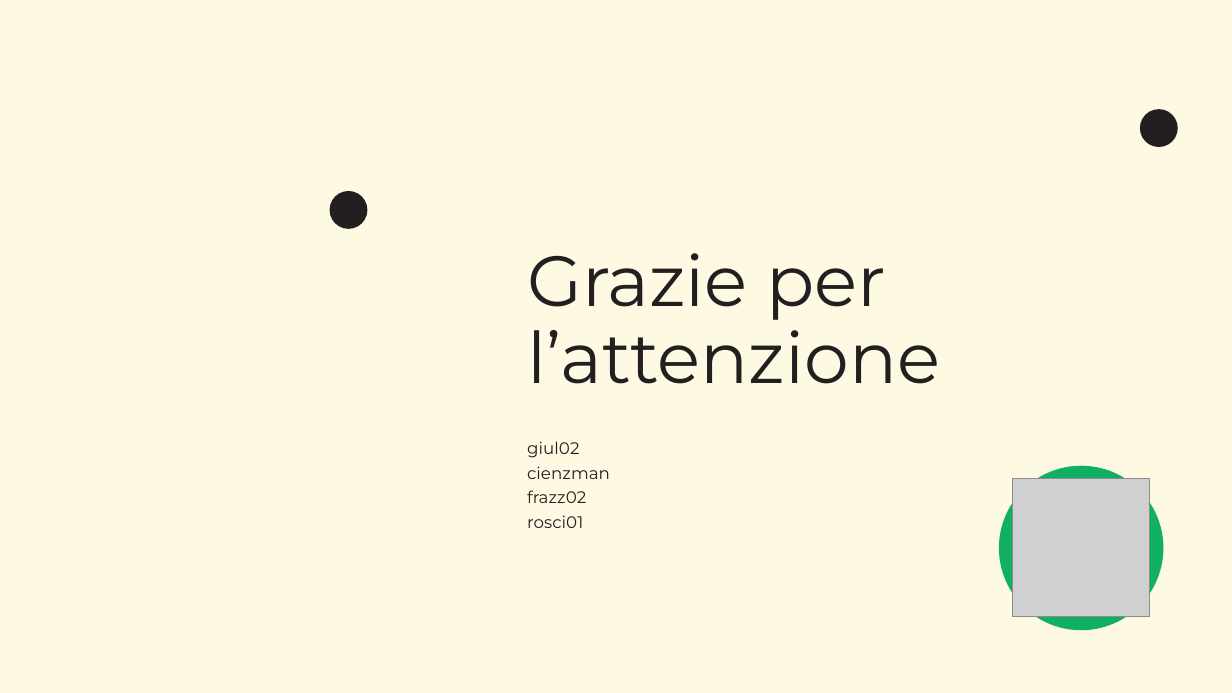
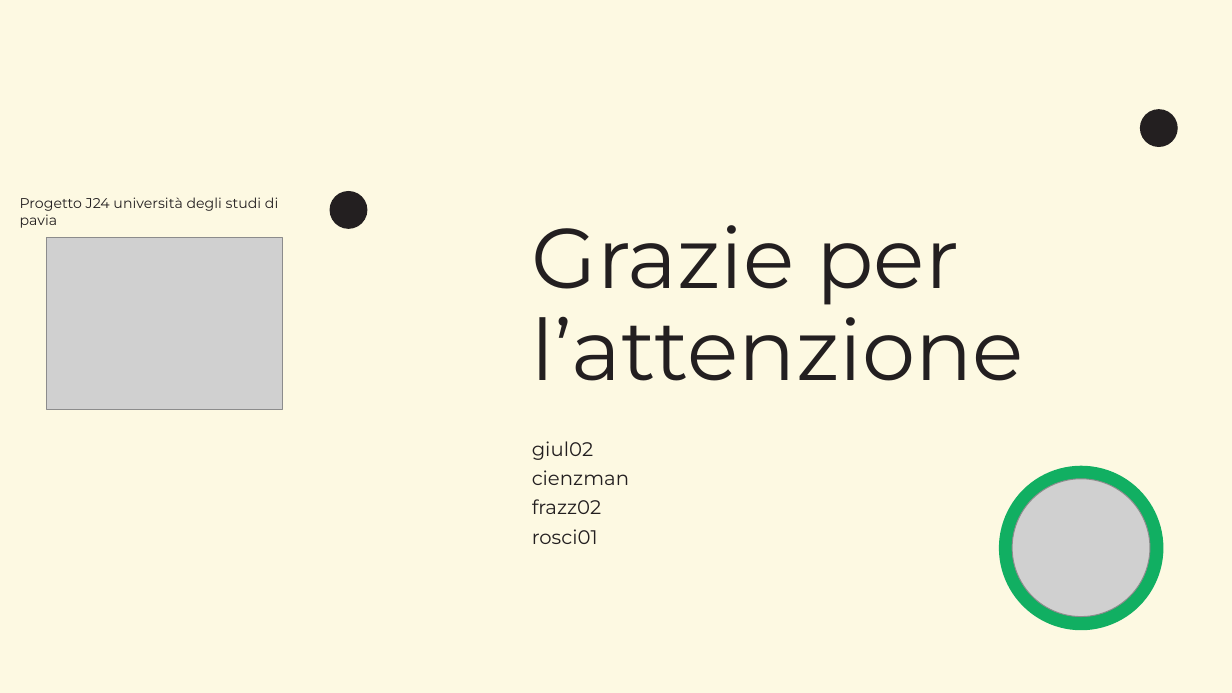
Before and after one commit to IngSW-unipv/Progetto-J24, a slide deck: slide 24 of doc/Presentation.pptx (slide 20 before the commit). Drawn at 1232x693 pixels with LibreOffice and Linux fonts; fonts in the diff are those of the drawing; grey boxes stand for pictures; background and template pictures are left out. Boxes give left, top, right and bottom in pixels: in the first picture for what was removed or moved away, otherwise in the second. Text is boxed around its words. In the diff, an @@ line names an element or a change of style, - is before the commit and + after.

```diff
--- a/doc/Presentation.pptx
+++ b/doc/Presentation.pptx
@@ text added at [20,197,278,228], 11 pt, text #231F20 @@
+Progetto J24 università degli studi di pavia
@@ title "Grazie per l’attenzione" at [532,225,1024,381]: size 55.4 to 66 pt @@
@@ picture added at [47,238,283,409] @@
@@ text "giul02" at [532,441,629,544]: size 13.1 to 15.3 pt; line spacing 0.72 to 0.7; more space between paragraphs @@
```
Also in this commit, not shown: 10 other slides changed, 9 slides added, 5 slides removed, 2 other files.
